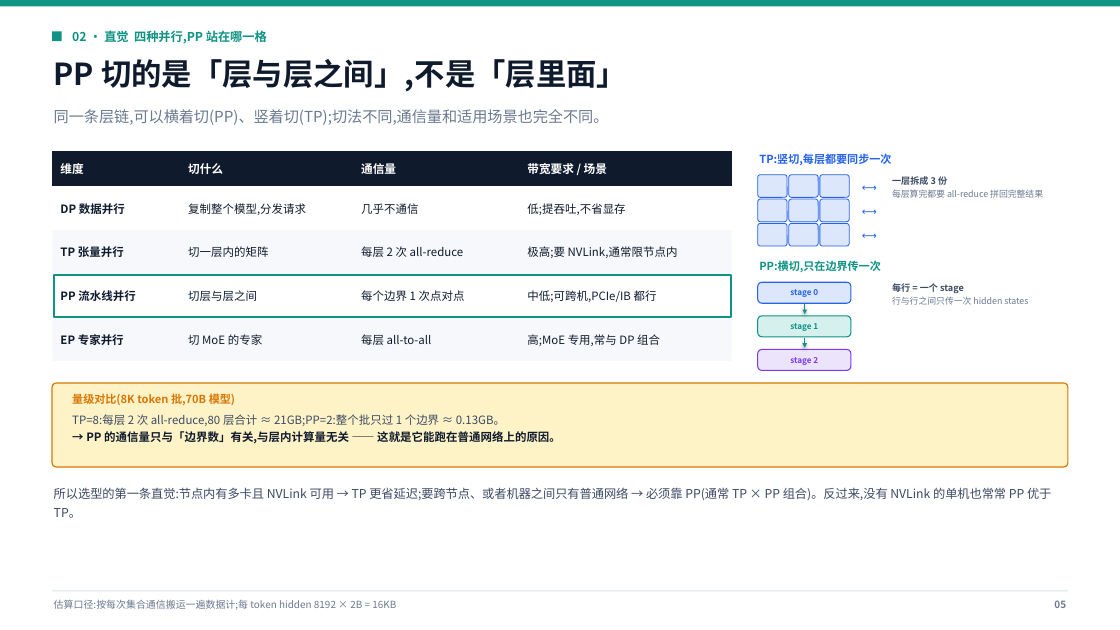
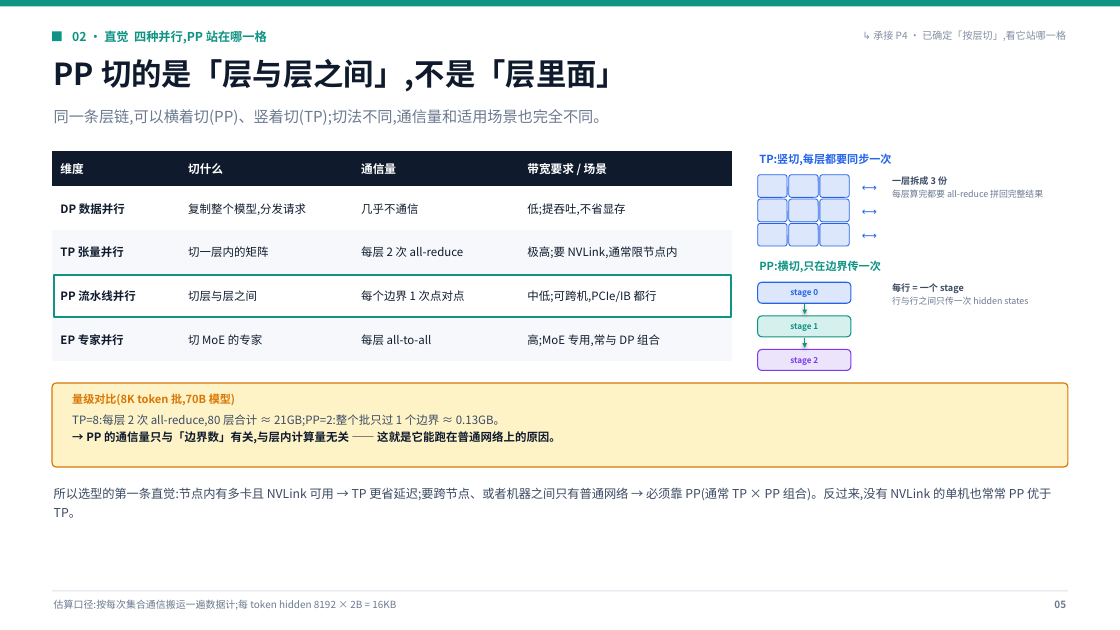
Before and after one commit to fei-cn-xie/assets, a slide deck: slide 5 of vllm-novidia/vllm-PP流水线并行-原理与部署.pptx. Drawn at 1120x630 pixels with LibreOffice and Linux fonts; fonts in the diff are those of the drawing. Boxes give left, top, right and bottom in pixels: in the first picture for what was removed or moved away, otherwise in the second. Text is boxed around its words. In the diff, an @@ line names an element or a change of style, - is before the commit and + after.

```diff
--- a/vllm-novidia/vllm-PP流水线并行-原理与部署.pptx
+++ b/vllm-novidia/vllm-PP流水线并行-原理与部署.pptx
@@ text added at <box>873,30,1066,41</box>, 8.6 pt, text #8290A4 @@
+↳ 承接 P4 · 已确定「按层切」,看它站哪一格
```
Also in this commit, not shown: 16 other slides changed, 2 other files.
